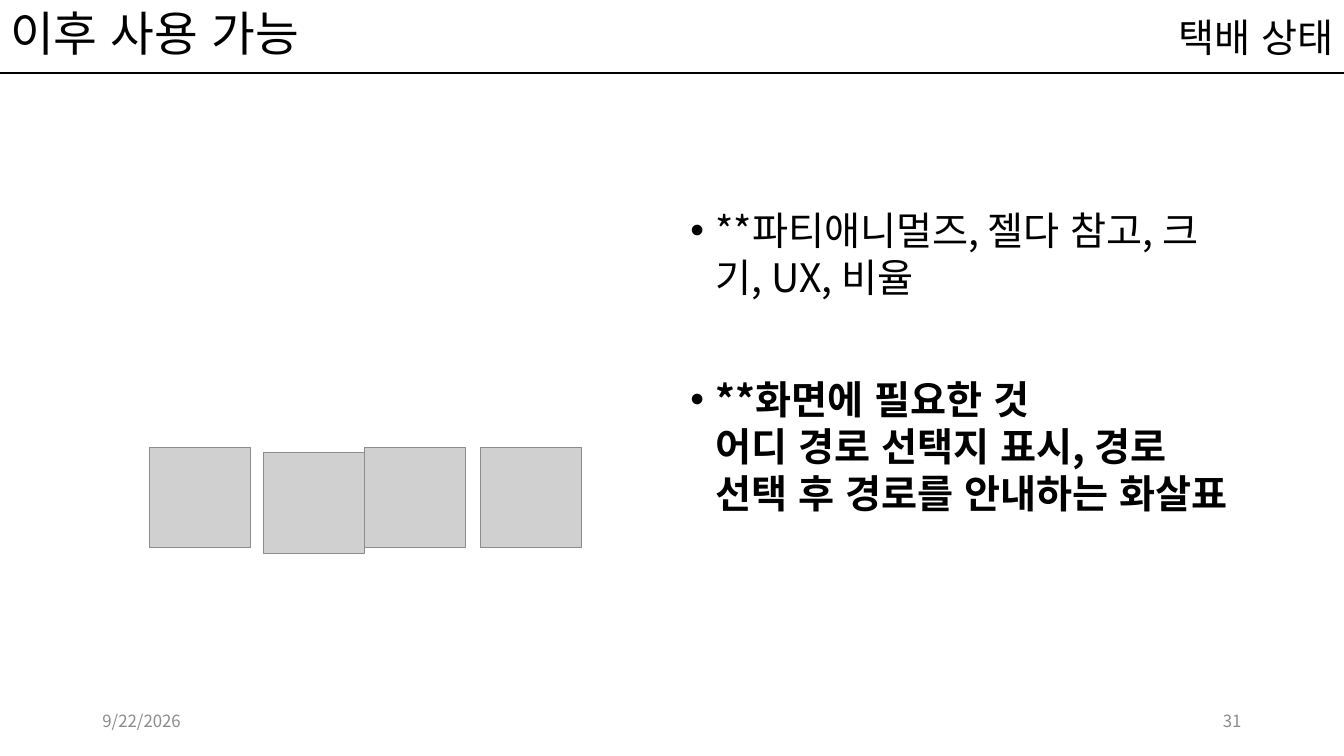
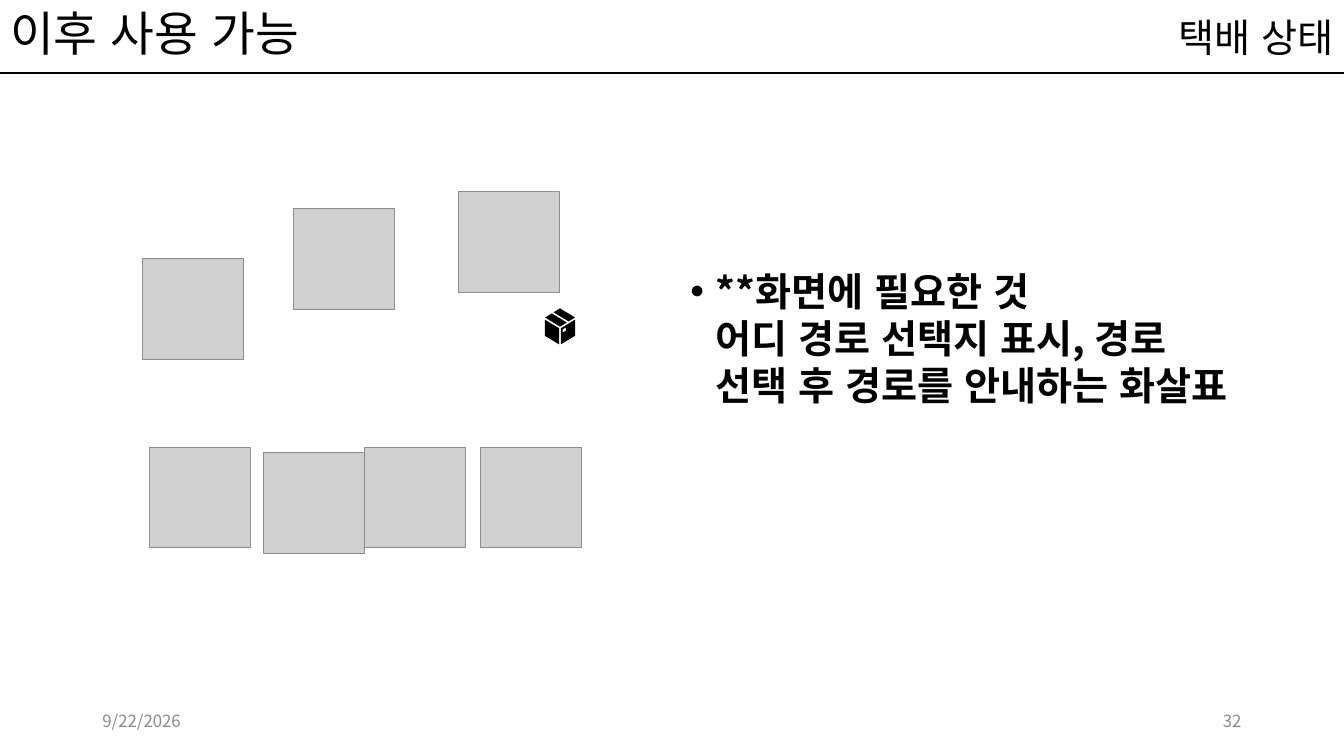
Before and after one commit to kwakyerin/2026_Graduation_Project, a slide deck: slide 32 of documents/HyunahKwon/design/designing/배트와 달트_기획서.pptx (slide 31 before the commit). Drawn at 1344x756 pixels with LibreOffice and Linux fonts; fonts in the diff are those of the drawing; grey boxes stand for pictures. Boxes give left, top, right and bottom in pixels: in the first picture for what was removed or moved away, otherwise in the second. Text is boxed around its words. In the diff, an @@ line names an element or a change of style, - is before the commit and + after.

```diff
--- a/documents/HyunahKwon/design/designing/배트와 달트_기획서.pptx
+++ b/documents/HyunahKwon/design/designing/배트와 달트_기획서.pptx
@@ picture added at (x1=294, y1=209, x2=395, y2=310) @@
@@ picture added at (x1=459, y1=192, x2=560, y2=292) @@
@@ text at (x1=716, y1=212, x2=1199, y2=299): paragraph removed @@
-• **파티애니멀즈, 젤다 참고, 크기, UX, 비율
@@ picture added at (x1=143, y1=258, x2=244, y2=359) @@
@@ group added at (x1=545, y1=309, x2=576, y2=344): 4 freeform shapes @@
@@ page number at (x1=1223, y1=714, x2=1242, y2=727): text changed @@
-31
+32
```
Also in this commit, not shown: 10 other slides changed, 2 slides added, 1 slide removed.
